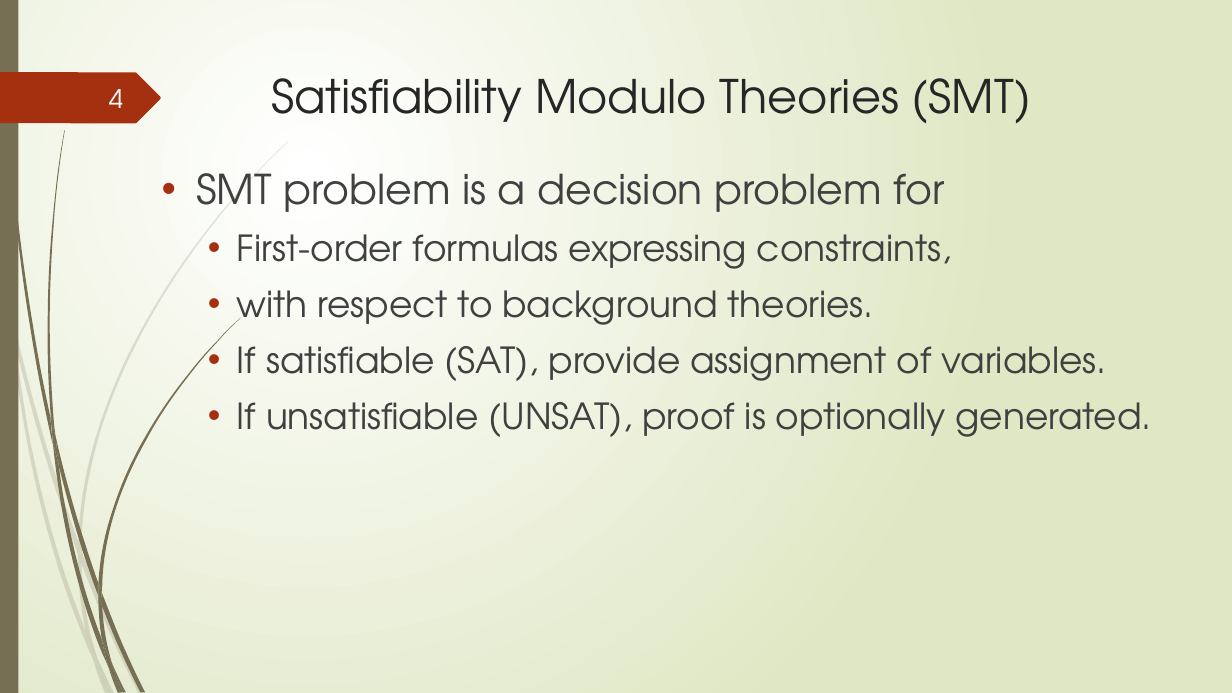
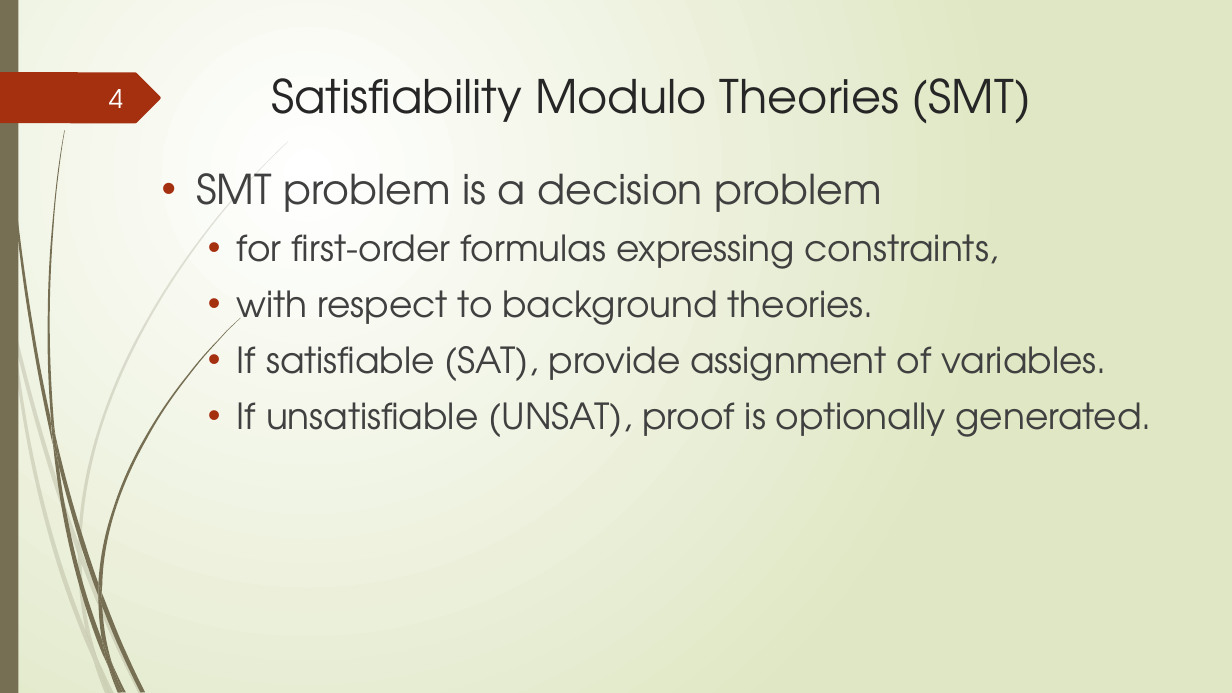
Before and after one commit to tungvx/raSAT, a slide deck: slide 4 of report/midterm.pptx. Drawn at 1232x693 pixels with LibreOffice and Linux fonts; fonts in the diff are those of the drawing. Boxes give left, top, right and bottom in pixels: in the first picture for what was removed or moved away, otherwise in the second. Text is boxed around its words. In the diff, an @@ line names an element or a change of style, - is before the commit and + after.

```diff
--- a/report/midterm.pptx
+++ b/report/midterm.pptx
@@ text at box(196, 173, 999, 269): text changed @@
-• SMT problem is a decision problem for
-  • First-order formulas expressing constraints,
+• SMT problem is a decision problem
+  • for first-order formulas expressing constraints,
```
Also in this commit, not shown: 8 other slides changed, 3 slides added, 6 slides removed, 4 other files.
